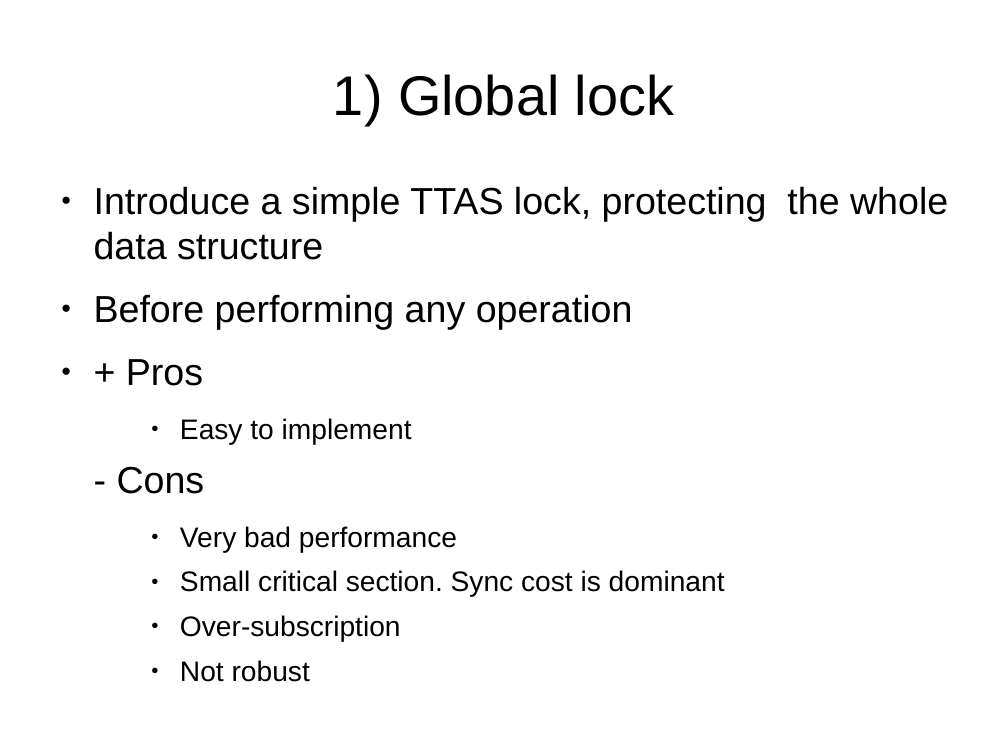
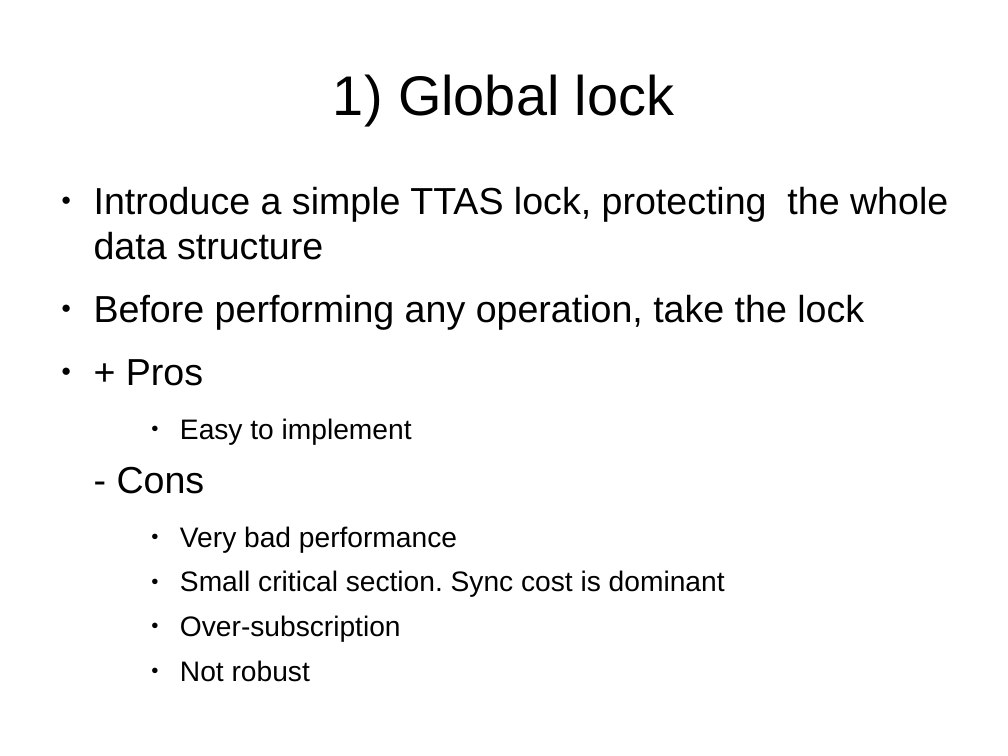
Before and after one commit to mpastyl/my_thesis, a slide deck: slide 13 of presentation.odp. Drawn at 1008x756 pixels with LibreOffice and Linux fonts; fonts in the diff are those of the drawing. Boxes give left, top, right and bottom in pixels: in the first picture for what was removed or moved away, otherwise in the second. Text is boxed around its words. In the diff, an @@ line names an element or a change of style, - is before the commit and + after.

```diff
--- a/presentation.odp
+++ b/presentation.odp
@@ text at bbox=[94, 294, 864, 330]: text changed @@
-● Before performing any operation
+● Before performing any operation, take the lock
```
Also in this commit, not shown: 6 other slides changed, 2 slides added, 2 slides removed.
